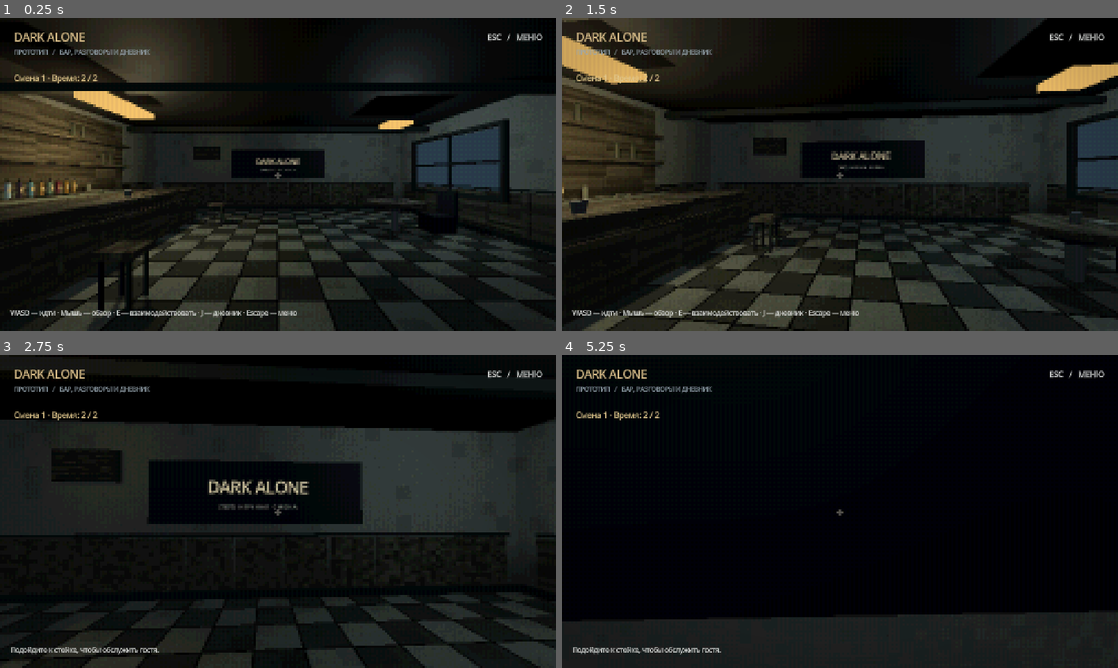
Above: before the commit, frames 1-4 (two rows, left to right).
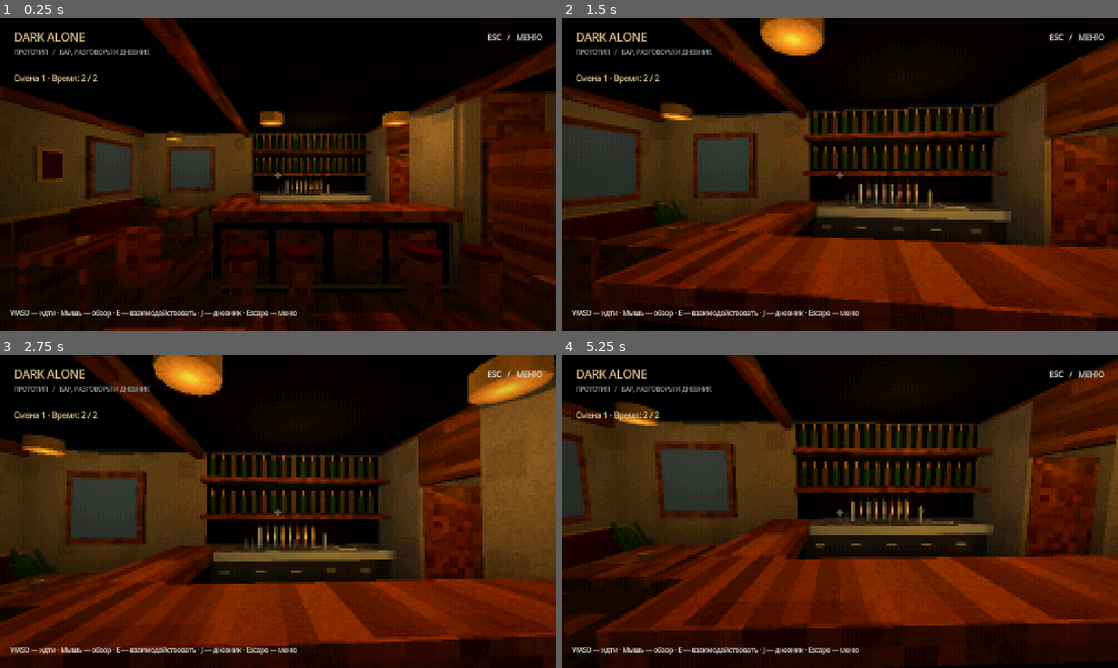
Above: after the commit, the same moments.

Repository: ZetMGC/Dark-Alone
Game: Godot game, scene res://scenes/main/reasoning_demo.tscn
The game is run twice, just before and just after one commit, with the same random seed, the same clock (stepped at 60 frames per second) and the same inputs.
Inputs (mouse positions are in pixels of both pictures, inside the frame that each line leads up to):
- Up to frame 1 (0.25 s): no input
- Up to frame 2 (1.5 s): tap Enter at 0.5 s; move the mouse to (867, 174) at 0.52 s; hold Right mouse button (look) 0.53-1.28 s; hold W (move_forward) from 0.53 s (still down); click (867, 174) at 0.67 s; tap B (serve) at 0.8, 1.35 s; move the mouse to (812, 174) at 1.27 s; click (812, 174) at 1.42 s
- Up to frame 3 (2.75 s): keep holding W (move_forward); right-click (250, 511) at 1.55 s; move the mouse to (289, 505) at 2.02 s; hold E (interact) from 2.03 s (still down); click (289, 505) at 2.17 s; tap B (serve) at 2.3 s
- Up to frame 4 (5.25 s): keep holding W (move_forward); move the mouse to (834, 517) at 2.77 s; release E (interact) at 2.78 s; right-click (834, 517) at 2.85 s; click (834, 517) at 2.92 s; move the mouse to (878, 514) at 3.52 s; hold B (serve) 3.53-4.28 s; tap Down (look_down) at 3.6 s; click (878, 514) at 3.67 s; move the mouse to (795, 508) at 4.27 s; tap Left (look_left) at 4.35 s; click (795, 508) at 4.42 s; right-click (795, 508) at 4.55 s; move the mouse to (845, 511) at 5.02 s; hold B (serve) from 5.03 s (still down); tap Right (look_right) at 5.1 s; click (845, 511) at 5.17 s

The runs differ from the first frame. In frame 1, 59% of the frame differs, in the area x 0-100%, y 0-100%; in frame 2, 67%; in frame 3, 73%; in frame 4, 73%.

Commit message:
feat: build reference bar layout with service rooms and updated visitor route

Diff:
--- a/scenes/main/reasoning_demo.tscn
+++ b/scenes/main/reasoning_demo.tscn
@@ -8,6 +8,7 @@
 checkpoint_enabled = false
 preferences_enabled = true
 visitor_behavior_enabled = true
+reference_bar_enabled = true
 
 [node name="DialogueTrigger" parent="." index="7"]
 dialogue_id = &"test_war_cinema_guest"
--- a/scripts/characters/visitor_behavior.gd
+++ b/scripts/characters/visitor_behavior.gd
@@ -3,6 +3,8 @@
 ## TEST-маршрут в текущем баре. Правила разговора/напитка остаются в Session.
 
 var state: StringName = &"docked"
+var entrance := Vector3(0, 1.65, 4)
+var waypoints: Array[Vector3] = [Vector3(-1.4, 1.65, 2.6), Vector3(-1.4, 1.65, -1.2)]
 var guest: ServiceGuest
 var model: VisitorModel
 var camera: Camera3D
@@ -44,8 +46,9 @@
 func start_visit() -> void:
 	state = &"arriving"
 	guest.show()
-	guest.global_position = Vector3(0, _dock.origin.y, 4.0)
-	_route = [Vector3(-1.4, _dock.origin.y, 2.6), Vector3(-1.4, _dock.origin.y, -1.2), _dock.origin]
+	guest.global_position = entrance
+	_route = waypoints.duplicate()
+	_route.append(_dock.origin)
 	model.support_weight = 0
 	_settle = 0
 	_speed = 0
@@ -92,7 +95,9 @@
 		model.support_weight = 1.0 - smoothstep(0, 0.65, _settle)
 		if _settle > 0.7:
 			state = &"leaving"
-			_route = [Vector3(-1.4, _dock.origin.y, -1.2), Vector3(-1.4, _dock.origin.y, 2.6), Vector3(0, _dock.origin.y, 4.0)]
+			_route = waypoints.duplicate()
+			_route.reverse()
+			_route.append(entrance)
 	elif state == &"docked":
 		if _drink_time >= 0:
 			_drink(delta)
--- /dev/null
+++ b/scripts/levels/reference_bar.gd
@@ -0,0 +1,259 @@
+class_name ReferenceBar
+extends Node3D
+## План 10×8 м: север −Z. Самостоятельная сцена, старый graybox сохранён.
+
+var geometry: Node3D
+var wood: Material
+var plaster: Material
+var brass: Material
+var leather: Material
+var tile: Material
+var dark: Material
+
+
+func _ready() -> void:
+	geometry = Node3D.new()
+	geometry.name = "Geometry"
+	add_child(geometry)
+	wood = material(Color(0.28, 0.16, 0.075), 2)
+	plaster = material(Color(0.31, 0.28, 0.21), 0)
+	brass = material(Color(0.43, 0.32, 0.14), 0)
+	leather = material(Color(0.19, 0.065, 0.035), 3)
+	tile = material(Color(0.29, 0.30, 0.26), 1)
+	dark = material(Color(0.065, 0.055, 0.038), 0)
+	box("Foundation", Vector3(0, -0.12, 0), Vector3(10, 0.24, 8), dark)
+	for row in 32:
+		for col in 5:
+			box("Plank", Vector3(-4 + col * 2, 0.012, -3.875 + row * 0.25), Vector3(1.985, 0.025, 0.238), wood, false)
+	box("Ceiling", Vector3(0, 2.94, 0), Vector3(10, 0.16, 8), dark, false)
+	wall_z("North", -4, -5, 5, 4.1, 0.85)
+	box("RearVestibuleFloor", Vector3(4.1, -0.1, -4.5), Vector3(1.1, 0.2, 1), tile)
+	wall_x("RearVestibuleLeft", 3.55, -5, -4)
+	wall_x("RearVestibuleRight", 4.65, -5, -4)
+	wall_z("RearVestibuleEnd", -5, 3.55, 4.65)
+	box("RearExternalDoor", Vector3(4.1, 1.05, -4.92), Vector3(0.85, 2.1, 0.08), wood, false)
+	wall_x("West", -5, -4, 4)
+	wall_x("East", 5, -4, 4)
+	wall_z("South", 4, -5, 5, -0.6, 0.95)
+	wall_z("KitchenFront", -1.0, 1.5, 3.0, 2.2, 0.9)
+	wall_x("BarKitchen", 1.5, -4, -1, -2.5, 0.9)
+	wall_x("StoreWall", 3, -4, -1, -2.5, 0.9)
+	wall_z("StoreFront", -1, 3, 5)
+	# Два независимых проёма из зала.
+	wall_x("WCOne", 3, -1, 0.45, -0.25, 0.85)
+	wall_x("WCTwo", 3, 0.45, 1.9, 1.15, 0.85)
+	wall_z("WCDivider", 0.45, 3, 5)
+	wall_z("StaffFront", 1.9, 1.6, 5, 2.25, 0.9)
+	wall_x("StaffSide", 1.6, 1.9, 4)
+	wall_x("VestibuleLeft", -1.5, 2.8, 4)
+	wall_x("VestibuleRight", 0.35, 2.8, 4)
+	wall_z("VestibuleFront", 2.8, -1.5, 0.35, -0.6, 0.95)
+	box("EntranceDoor", Vector3(-0.6, 1.05, 4), Vector3(0.95, 2.1, 0.08), wood)
+	room_floor(Vector3(2.25, 0.035, -2.5), Vector3(1.45, 0.03, 2.9))
+	room_floor(Vector3(4, 0.035, 0.45), Vector3(1.9, 0.03, 2.8))
+	room_floor(Vector3(-0.6, 0.035, 3.4), Vector3(1.7, 0.03, 1.1))
+	box("CounterBase", Vector3(-0.3, 0.5, -1.2), Vector3(3.15, 1, 0.62), dark)
+	box("CounterTop", Vector3(-0.3, 1.08, -1.2), Vector3(3.4, 0.16, 0.78), wood)
+	box("CounterReturn", Vector3(-1.85, 0.5, -2.45), Vector3(0.5, 1, 2.4), dark)
+	box("ReturnTop", Vector3(-1.85, 1.08, -2.45), Vector3(0.65, 0.16, 2.4), wood)
+	for x in [-1.5, -0.85, 0.55, 1.2]:
+		stool(Vector3(x, 0, -0.35))
+	for x in [-1.55, -0.8, 0, 0.75]:
+		box("CounterPanel", Vector3(x, 0.52, -0.876), Vector3(0.66, 0.72, 0.025), wood, false)
+	box("FootRail", Vector3(-0.3, 0.22, -0.64), Vector3(3.1, 0.035, 0.035), brass, false)
+	box("ShelfBack", Vector3(-0.25, 1.95, -3.88), Vector3(3.1, 1.6, 0.12), dark)
+	box("ShelfLower", Vector3(-0.25, 1.65, -3.66), Vector3(3.1, 0.08, 0.42), wood)
+	box("ShelfUpper", Vector3(-0.25, 2.25, -3.66), Vector3(3.1, 0.08, 0.42), wood)
+	for shelf_y in [1.86, 2.46]:
+		for i in 17:
+			var pos := Vector3(-1.65 + i * 0.17, shelf_y, -3.65)
+			cylinder("Bottle", pos, 0.047, 0.28, material(Color(0.11 + (i % 3) * 0.06, 0.18, 0.09), 0))
+			cylinder("Neck", pos + Vector3.UP * 0.18, 0.02, 0.12, brass)
+	for z in [-2.7, 1.55]:
+		sofa(Vector3(-4.5, 0, z))
+		table(Vector3(-3.45, 0, z), Vector2(1.0, 1.2))
+	table(Vector3(-3.45, 0, -0.5), Vector2(0.9, 0.9))
+	table(Vector3(-1.6, 0, 1.4), Vector2(0.85, 0.9))
+	table(Vector3(1.4, 0, 0.8), Vector2(0.9, 0.9))
+	table(Vector3(-2.8, 0, 3.25), Vector2(0.85, 0.7))
+	for pos in [Vector3(-3.45, 0, -1.85), Vector3(-3.45, 0, 2.4), Vector3(-2.65, 0, -0.5), Vector3(-1.6, 0, 2.1), Vector3(2.15, 0, 0.8), Vector3(-2.8, 0, 2.65)]:
+		chair(pos)
+	# Кухня, склад, санузлы и персонал.
+	box("KitchenBench", Vector3(2.25, 0.48, -3.62), Vector3(1.2, 0.96, 0.55), wood)
+	box("Sink", Vector3(2.0, 1, -3.6), Vector3(0.45, 0.07, 0.4), brass, false)
+	box("Hob", Vector3(2.65, 1, -3.6), Vector3(0.38, 0.04, 0.4), dark, false)
+	for x in [3.3, 4.65]:
+		for z in [-3.45, -1.5]:
+			for y in [0.25, 0.75]:
+				box("SupplyCrate", Vector3(x, y, z), Vector3(0.48, 0.48, 0.65), wood)
+	for z in [-0.3, 1.15]:
+		cylinder("ToiletBowl", Vector3(4.55, 0.28, z), 0.24, 0.5, plaster)
+		box("Cistern", Vector3(4.75, 0.68, z), Vector3(0.26, 0.4, 0.45), plaster)
+		box("Basin", Vector3(3.55, 0.85, z - 0.42), Vector3(0.45, 0.12, 0.38), plaster)
+	box("StaffBed", Vector3(4.35, 0.3, 3.35), Vector3(1.05, 0.6, 1.7), wood)
+	box("Blanket", Vector3(4.35, 0.66, 3.55), Vector3(1.02, 0.14, 1.2), leather, false)
+	box("Pillow", Vector3(4.35, 0.72, 2.75), Vector3(0.8, 0.16, 0.38), plaster, false)
+	box("Locker", Vector3(1.97, 0.95, 3.5), Vector3(0.55, 1.9, 0.6), wood)
+	box("StaffTable", Vector3(3, 0.7, 2.35), Vector3(0.7, 0.12, 0.6), wood)
+	# Деревянные панели и рамы связывают интерьер с референсом.
+	for z in [-3.5, -2.5, -1.5, -0.5, 0.5, 1.5, 2.5, 3.5]:
+		box("WallPanel", Vector3(-4.91, 0.5, z), Vector3(0.05, 0.95, 0.93), wood, false)
+	box("PanelRail", Vector3(-4.86, 1.02, 0), Vector3(0.09, 0.07, 7.9), brass, false)
+	for z in [-1.45, 1.35]:
+		box("PictureFrame", Vector3(-4.87, 1.8, z), Vector3(0.10, 0.55, 0.40), brass, false)
+		box("Picture", Vector3(-4.80, 1.8, z), Vector3(0.015, 0.43, 0.30), leather, false)
+	for pos in [Vector3(-4.4, 0, -3.6), Vector3(-4.4, 0, 3.5), Vector3(4.6, 0, -3.5)]:
+		cylinder("PlantPot", pos+Vector3.UP*0.24, 0.18, 0.48, dark)
+		for i in 7:
+			var leaf := box("PlantLeaf", pos+Vector3(sin(i)*0.13, 0.70 + (i%3)*0.09, cos(i)*0.13), Vector3(0.09, 0.62, 0.025), material(Color(0.14, 0.22, 0.08), 0), false)
+			leaf.rotation = Vector3(cos(i)*0.5, i, sin(i)*0.5)
+	for x in [-3.6, 2.7]:
+		window_panel(Vector3(x, 1.8, 3.87))
+	window_panel(Vector3(-3.5, 1.8, -3.87))
+	for z in [-2.8, 0, 2.7]:
+		var window := window_panel(Vector3(-4.87, 1.8, z))
+		window.rotation.y = PI / 2
+	for x in [-4.9, -1.95, 1.5, 4.9]:
+		box("Beam", Vector3(x, 2.78, 0), Vector3(0.12, 0.20, 8), wood, false)
+	for pos in [Vector3(-3.4, 2.5, -2.7), Vector3(-3.4, 2.5, 1.5), Vector3(-1.6, 2.5, 1.4), Vector3(1.4, 2.5, 0.8), Vector3(-1.2, 2.5, -1.2), Vector3(0.7, 2.5, -1.2), Vector3(2.2, 2.5, -2.5), Vector3(4, 2.5, -2.5), Vector3(4, 2.5, 0.5), Vector3(3, 2.5, 3), Vector3(-0.6, 2.5, 3.4)]:
+		lamp(pos)
+	var environment := WorldEnvironment.new()
+	environment.environment = Environment.new()
+	environment.environment.background_mode = Environment.BG_COLOR
+	environment.environment.background_color = Color(0.04, 0.045, 0.05)
+	environment.environment.ambient_light_source = Environment.AMBIENT_SOURCE_COLOR
+	environment.environment.ambient_light_color = Color(0.58, 0.55, 0.48)
+	environment.environment.ambient_light_energy = 0.6
+	add_child(environment)
+	var anchors := Node3D.new()
+	anchors.name = "Anchors"
+	add_child(anchors)
+	for data in [["entry", Vector3(-1.1, 1.65, 2.1), 0.0, ["counter", "corner"]], ["counter", Vector3(-0.2, 1.65, -2.2), PI, ["entry", "table"]], ["table", Vector3(-2.5, 1.65, 0.5), 0.0, ["counter", "corner"]], ["corner", Vector3(0.7, 1.65, 2.1), 0.0, ["entry", "table"]]]:
+		var anchor := preload("res://scenes/navigation/anchor_point.tscn").instantiate()
+		anchor.name = data[0].capitalize()
+		anchor.anchor_id = StringName(data[0])
+		anchor.display_name = data[0]
+		anchor.position = data[1]
+		anchor.rotation.y = data[2]
+		anchor.neighbours = PackedStringArray(data[3])
+		anchors.add_child(anchor)
+
+
+func material(color: Color, kind: int) -> ShaderMaterial:
+	var result := ShaderMaterial.new()
+	result.shader = preload("res://assets/shaders/worn_surface.gdshader")
+	result.set_shader_parameter("tint", color)
+	result.set_shader_parameter("surface_kind", kind)
+	return result
+
+
+func box(label: String, pos: Vector3, size: Vector3, mat: Material, solid: bool = true) -> MeshInstance3D:
+	var mesh := MeshInstance3D.new()
+	mesh.name = label
+	mesh.mesh = BoxMesh.new()
+	mesh.material_override = mat
+	mesh.position = pos
+	mesh.scale = size
+	geometry.add_child(mesh, true)
+	if solid:
+		var body := StaticBody3D.new()
+		body.name = "Body"
+		var collision := CollisionShape3D.new()
+		collision.shape = BoxShape3D.new()
+		body.add_child(collision)
+		mesh.add_child(body)
+	return mesh
+
+
+func wall_z(label: String, z: float, a: float, b: float, doorway: float = 99, width: float = 0.9) -> void:
+	if doorway == 99:
+		box(label, Vector3((a+b)/2, 1.4, z), Vector3(b-a, 2.8, 0.14), plaster)
+	else:
+		wall_z(label + "L", z, a, doorway-width/2)
+		wall_z(label + "R", z, doorway+width/2, b)
+		box(label + "Lintel", Vector3(doorway, 2.45, z), Vector3(width, 0.7, 0.14), wood)
+		var leaf := box(label + "OpenDoor", Vector3(doorway-width/2, 1.05, z+width/2), Vector3(0.05, 2.1, width), wood)
+		leaf.rotation.y = -0.12
+
+
+func wall_x(label: String, x: float, a: float, b: float, doorway: float = 99, width: float = 0.9) -> void:
+	if doorway == 99:
+		box(label, Vector3(x, 1.4, (a+b)/2), Vector3(0.14, 2.8, b-a), plaster)
+	else:
+		wall_x(label + "L", x, a, doorway-width/2)
+		wall_x(label + "R", x, doorway+width/2, b)
+		box(label + "Lintel", Vector3(x, 2.45, doorway), Vector3(0.14, 0.7, width), wood)
+		box(label + "OpenDoor", Vector3(x+width/2, 1.05, doorway-width/2), Vector3(width, 2.1, 0.05), wood)
+
+
+func cylinder(label: String, pos: Vector3, radius: float, height: float, mat: Material) -> void:
+	var mesh := MeshInstance3D.new()
+	mesh.name = label
+	var shape := CylinderMesh.new()
+	shape.top_radius = radius
+	shape.bottom_radius = radius
+	shape.height = height
+	shape.radial_segments = 12
+	mesh.mesh = shape
+	mesh.material_override = mat
+	mesh.position = pos
+	geometry.add_child(mesh)
+
+
+func stool(pos: Vector3) -> void:
+	cylinder("StoolSeat", pos + Vector3.UP * 0.76, 0.18, 0.09, leather)
+	box("StoolLegs", pos + Vector3.UP * 0.36, Vector3(0.25, 0.72, 0.25), wood)
+
+
+func chair(pos: Vector3) -> void:
+	box("ChairSeat", pos + Vector3.UP * 0.46, Vector3(0.45, 0.12, 0.43), wood)
+	box("ChairBack", pos + Vector3(0, 0.78, 0.19), Vector3(0.45, 0.55, 0.06), wood)
+	for x in [-0.16, 0.16]:
+		for z in [-0.16, 0.16]:
+			box("ChairLeg", pos+Vector3(x, 0.2, z), Vector3(0.05, 0.4, 0.05), wood, false)
+
+
+func sofa(pos: Vector3) -> void:
+	box("SofaBase", pos+Vector3(0, 0.25, 0), Vector3(0.7, 0.5, 1.9), wood)
+	box("SofaBack", pos+Vector3(-0.25, 0.7, 0), Vector3(0.2, 0.65, 1.9), leather)
+	for z in [-0.6, 0, 0.6]:
+		box("Cushion", pos+Vector3(0.05, 0.54, z), Vector3(0.53, 0.16, 0.56), leather, false)
+
+
+func table(pos: Vector3, size: Vector2) -> void:
+	box("TableTop", pos+Vector3.UP*0.78, Vector3(size.x, 0.10, size.y), wood)
+	for x in [-size.x*0.35, size.x*0.35]:
+		for z in [-size.y*0.35, size.y*0.35]:
+			box("TableLeg", pos+Vector3(x, 0.36, z), Vector3(0.08, 0.72, 0.08), wood, false)
+	cylinder("CandleHolder", pos+Vector3.UP*0.86, 0.07, 0.06, brass)
+
+
+func room_floor(pos: Vector3, size: Vector3) -> void:
+	box("TileFloor", pos, size, tile, false)
+
+
+func window_panel(pos: Vector3) -> MeshInstance3D:
+	var frame := box("WindowFrame", pos, Vector3(1.25, 1.25, 0.10), wood, false)
+	var glass := MeshInstance3D.new()
+	var shape := BoxMesh.new()
+	shape.size = Vector3(0.85, 0.82, 1.1)
+	glass.mesh = shape
+	var mat := StandardMaterial3D.new()
+	mat.albedo_color = Color(0.12, 0.18, 0.22)
+	mat.emission_enabled = true
+	mat.emission = Color(0.05, 0.08, 0.11)
+	glass.material_override = mat
+	frame.add_child(glass)
+	return frame
+
+
+func lamp(pos: Vector3) -> void:
+	cylinder("LampShade", pos, 0.18, 0.14, brass)
+	cylinder("LampCable", Vector3(pos.x, 2.7, pos.z), 0.009, 0.4, dark)
+	var light := OmniLight3D.new()
+	light.position = pos - Vector3.UP * 0.13
+	light.light_color = Color(1, 0.72, 0.40)
+	light.light_energy = 1.1
+	light.omni_range = 3.3
+	light.shadow_enabled = true
+	add_child(light)
--- a/scripts/main/main.gd
+++ b/scripts/main/main.gd
@@ -11,6 +11,7 @@
 @export var drink_workbench_enabled: bool = true
 @export var preferences_enabled: bool = true
 @export var visitor_behavior_enabled: bool = false
+@export var reference_bar_enabled: bool = false
 var checkpoint_store := CheckpointStore.new()
 var preference_store := PreferenceStore.new()
 @export var drink_options: Array[Dictionary] = [
@@ -37,6 +38,17 @@
 
 
 func _ready() -> void:
+	if reference_bar_enabled:
+		var old_level := $BarLevel
+		remove_child(old_level)
+		old_level.queue_free()
+		var level := ReferenceBar.new()
+		level.name = "BarLevel"
+		add_child(level)
+		_anchors_root = level.get_node("Anchors")
+		_trigger.position = Vector3(-0.2, 1.65, -0.45)
+		_trigger.rotation.y = PI / 2
+		_trigger.get_node("ServedGlass").position = Vector3(0.7, -0.4, 0)
 	# Режим перемещения переживает обычную смену и тестовый сброс.
 	if get_tree().has_meta(RUN_HANDOFF):
 		var context: Variant = get_tree().get_meta(RUN_HANDOFF)
@@ -71,12 +83,17 @@
 	if free_roam_enabled:
 		var back := (load("res://scenes/levels/back_counter.tscn") as PackedScene).instantiate() as Node3D
 		add_child(back)
+		if reference_bar_enabled:
+			back.position = Vector3(-0.3, 0, -3.5)
+			back.rotation.y = -PI / 2
+			back.scale = Vector3(1, 1, 0.6)
 		var anchor := (load("res://scenes/navigation/anchor_point.tscn") as PackedScene).instantiate() as AnchorPoint
 		anchor.name = "BackCounter"
 		anchor.anchor_id = &"back_counter"
 		anchor.display_name = "Рабочая стойка у полок"
 		_anchors_root.add_child(anchor)
 		anchor.global_transform = back.get_node("WorkPosition").global_transform
+		anchor.global_basis = anchor.global_basis.orthonormalized()
 	if not _rig.configure(_anchors_root, &"entry"):
 		_fail_setup("Ошибка локации: " + "; ".join(_rig.validation_errors))
 		return
@@ -194,6 +211,9 @@
 		var behavior := VisitorBehavior.new()
 		behavior.name = "VisitorBehavior"
 		add_child(behavior)
+		if reference_bar_enabled:
+			behavior.entrance = Vector3(-0.6, 1.65, 3.4)
+			behavior.waypoints = [Vector3(-0.6, 1.65, 2.1), Vector3(-0.2, 1.65, 0.7)]
 		behavior.configure(_trigger, _rig.view, _session)
 	_rig.configure_controls(_hud)
 	_preferences = PreferenceController.new()
@@ -378,7 +398,7 @@
 	var prepared := _session.service.get_prepared_drink()
 	if not prepared.is_empty():
 		var counter: Node3D = $BarLevel/Geometry/CounterTop
-		_trigger.show_prepared(prepared, counter.to_global(Vector3(0.25, 0.5, 0.1)))
+		_trigger.show_prepared(prepared, Vector3(-0.2, 1.16, -1.12) if reference_bar_enabled else counter.to_global(Vector3(0.25, 0.5, 0.1)))
 	_refresh_navigation()
 	_hud.show_notice("Напиток на стойке перед гостем. Esc — отойти и обернуться." if not prepared.is_empty() else "Гость получил: " + title)
 
--- /dev/null
+++ b/tests/reference_bar_test.gd
@@ -0,0 +1,85 @@
+extends Node
+
+var failures := 0
+var checks := 0
+
+func expect(ok: bool, message: String) -> void:
+	checks += 1
+	if not ok:
+		failures += 1
+		printerr("FAIL: " + message)
+
+func _ready() -> void:
+	run.call_deferred()
+
+func run() -> void:
+	get_tree().create_timer(35, true, false, true).timeout.connect(func() -> void: get_tree().quit(1))
+	var main := preload("res://scenes/main/reasoning_demo.tscn").instantiate()
+	main.preferences_enabled = false
+	add_child(main)
+	var level: Node3D = main.get_node("BarLevel")
+	expect(level is ReferenceBar, "Reference layout enabled in normal entry")
+	expect(main._narrative_ready, "Narrative and workbench configured")
+	var rig: FreeRoamCamera = main.get_node("AnchorCamera")
+	rig.body.global_position = Vector3(-2.4, 0, 0.1)
+	Engine.time_scale = 5
+	var behavior: VisitorBehavior = main.get_node("VisitorBehavior")
+	var deadline := Time.get_ticks_msec() + 10000
+	while behavior.state != &"docked" and Time.get_ticks_msec() < deadline:
+		await get_tree().physics_frame
+	expect(behavior.state == &"docked", "Guest reaches new counter: " + str(behavior.guest.global_position))
+	Engine.time_scale = 1
+	# Проверить проходы капсулой игрока в центрах дверей/рабочей зоны.
+	var shape := CapsuleShape3D.new()
+	shape.radius = 0.24
+	shape.height = 1.8
+	for point in [Vector3(-0.6, 0.95, 2.8), Vector3(2.2, 0.95, -1), Vector3(1.5, 0.95, -2.5), Vector3(3, 0.95, -2.5), Vector3(3, 0.95, -0.25), Vector3(3, 0.95, 1.15), Vector3(2.25, 0.95, 1.9), Vector3(-0.3, 0.95, -2.8)]:
+		var query := PhysicsShapeQueryParameters3D.new()
+		query.shape = shape
+		query.transform.origin = point
+		query.collision_mask = 1
+		expect(level.get_world_3d().direct_space_state.intersect_shape(query).is_empty(), "Passable doorway/work area: " + str(point))
+	var anchor := rig.get_anchor(&"back_counter")
+	expect(anchor.global_basis.get_scale().is_equal_approx(Vector3.ONE), "Workstation anchor has unit scale")
+	rig.body.global_position = anchor.global_position - Vector3.UP * 1.65
+	await get_tree().physics_frame
+	await get_tree().physics_frame
+	var focused := rig.request_move(&"back_counter")
+	expect(focused, "Player can reach new workbench")
+	if focused:
+		await rig.anchor_reached
+		expect(main.open_service_menu(), "Preparation opens at relocated workbench")
+		main.get_node("NarrativeSession").close_service()
+		rig.leave_focus()
+	await capture(main, Vector3(-0.6, 1.7, 2.35), Vector3(-0.4, 1.3, -2), "entry")
+	await capture(main, Vector3(2.65, 1.7, 1.6), Vector3(-2.8, 1.1, -0.5), "hall")
+	level.get_node("Geometry/Ceiling").hide()
+	await capture(main, Vector3(0, 13, 0.01), Vector3.ZERO, "plan", true)
+	behavior.request_departure()
+	Engine.time_scale = 5
+	deadline = Time.get_ticks_msec() + 10000
+	while behavior.state != &"absent" and Time.get_ticks_msec() < deadline:
+		await get_tree().physics_frame
+	expect(behavior.state == &"absent", "Guest returns through vestibule")
+	Engine.time_scale = 1
+	print("%s: reference bar, %d checks, %d failures" % ["PASS" if failures == 0 else "FAIL", checks, failures])
+	get_tree().quit(0 if failures == 0 else 1)
+
+func capture(main: Node, pos: Vector3, target: Vector3, label: String, plan: bool = false) -> void:
+	if DisplayServer.get_name() == "headless":
+		return
+	var camera := Camera3D.new()
+	main.add_child(camera)
+	camera.position = pos
+	camera.look_at(target)
+	if plan:
+		camera.projection = Camera3D.PROJECTION_ORTHOGONAL
+		camera.size = 12
+	camera.current = true
+	main.get_node("NavigationHUD/Screen").hide()
+	await get_tree().process_frame
+	await get_tree().process_frame
+	await RenderingServer.frame_post_draw
+	DirAccess.make_dir_recursive_absolute("res://artifacts/reference_bar")
+	get_viewport().get_texture().get_image().save_png("res://artifacts/reference_bar/%s.png" % label)
+	camera.queue_free()
--- /dev/null
+++ b/tests/reference_bar_test.tscn
@@ -0,0 +1,4 @@
+[gd_scene load_steps=2 format=3]
+[ext_resource type="Script" path="res://tests/reference_bar_test.gd" id="1"]
+[node name="ReferenceBarTest" type="Node"]
+script = ExtResource("1")
--- a/tests/visitor_behavior_test.gd
+++ b/tests/visitor_behavior_test.gd
@@ -19,6 +19,7 @@
 	get_tree().create_timer(40, true, false, true).timeout.connect(func() -> void: get_tree().quit(1))
 	var main := preload("res://scenes/main/reasoning_demo.tscn").instantiate()
 	main.preferences_enabled = false
+	main.reference_bar_enabled = false
 	add_child(main)
 	var behavior: VisitorBehavior = main.get_node("VisitorBehavior")
 	var guest: ServiceGuest = main.get_node("DialogueTrigger")
Binary file added: docs/art/bar-reference-entry.png
Binary file added: docs/art/bar-reference-plan.png
Binary file added: docs/sources/bar-plan-reference.png
Not shown, added: scripts/levels/reference_bar.gd.uid
Not shown, added: tests/reference_bar_test.gd.uid
Not shown, changed: docs/ASSETS.md
Not shown, changed: docs/BACKLOG.md
Not shown, added: docs/BAR_REFERENCE.md
Not shown, changed: docs/CONTRACTS.md
Not shown, changed: docs/HANDOFF.md
Not shown, changed: docs/STATUS.md
Not shown, changed: docs/TESTING.md
(and 3 more such lines)
